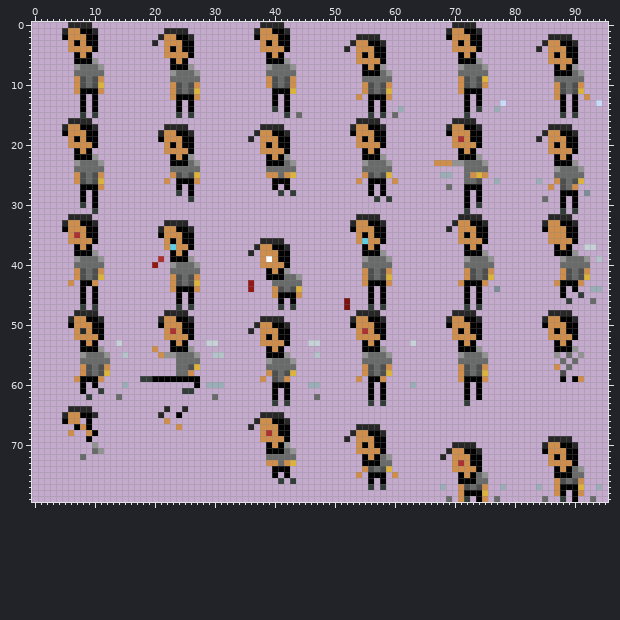
Two states of a sprite sheet, assets/raj.png. Above, as it was before the edit.
The file is 96x80 pixels.
After the commit:
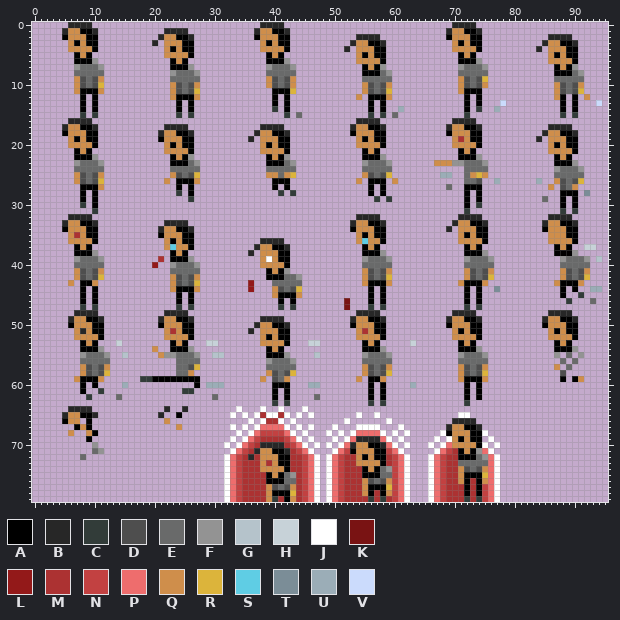
Palette (. is transparent): A #000000  B #272727  C #323c39  D #4e4e4e  E #696a6a  F #939393  G #b5c3cb  H #c7d2d8  J #ffffff  K #791313  L #931919  M #ac3232  N #c24141  P #ee6d6d  Q #cf8e4b  R #dcb43b  S #5fcde4  T #7b8d97  U #9badb7  V #cbdbfc
Edits made:
@@ x 30..95 @@
 63 ..........C.C.............C.C.............C.......................
-64 ..................................................................
-65 ........BBBB......................................................
-66 .......BQQAAB.....................................................
-67 ......B.QQQAA...........BBBB......................................
-68 ........QMQAA..........BQQAAB.....................................
-69 ........QQQQA.........B.QQQAA...........................BBBB......
-70 .........AQAF...........QAQAA...........BBBB...........BQQAAB.....
-71 .........AAAEF..........QQQQA..........BQQAAB..........AQQQAA.....
-72 .........EEEEE...........AQAEF........B.QQQAA...........QAQAA.....
-73 .........QQEQR...........AAAEE..........QMQAA...........QQQQA.....
-74 ..........AAA............QDEDR..........QQQQA............AQAEF....
-75 ..........A.A...........Q.AAA.Q..........AQAEF...........AAAEE....
-76 ...........C.C............A.A............AAAEE...........QDEDQ....
-77 ..........................C.C.........U..QDEDQ..U.....U..QAAAR..U.
-78 .........................................QAAAR...........QA.AQ....
-79 .......................................E.QC.AQ.E.......E..C.A..E..
+64 ....J...J..J...J..................................................
+65 ...J.J.JMJJMJ.J.J.......J..J.............JJ.......................
+66 ......J.JMMJ.J........J......J..........BBBB......................
+67 ...J.J.JPPPPJ.J.J...J...JJJJ...J.......BQQAAB.....................
+68 ....J.JPNNNNPJ.J...J.J.JPPPPJ.J.J.....JAQQQAAJ....................
+69 ...J.JPNMMMMNPJ.J...J.JPBBBBPJ.J.....J.JQAQAA.J...................
+70 ..J.JPNMBBBBMNPJ.J.J.JPBQQAABPJ.J...J.JPQQQQAJ.J..................
+71 ...JPNMBQQAABMNPJ...JPNAQQQAANPJ.....JPNMAQAFPJ...................
+72 ..JPNMBMQQQAAMMNPJ.JPNMMQAQAAMNPJ...JPNMMAAAEFPJ..................
+73 ..JPNMMMQMQAAMMNPJ.JPNMMQQQQAMNPJ...JPNMMEEEEEPJ..................
+74 ..JPNMMMQQQQAMMNPJ.JPNMMMAQAEFNPJ...JPNMMQDEDQPJ..................
+75 ..JPNMMMMAQAEFMNPJ.JPNMMMAAAEENPJ...JPNMMQAAARPJ..................
+76 ..JPNMMMMAAAEEMNPJ.JPNMMMQDEDQNPJ...JPNMMQAMAQPJ..................
+77 ..JPNMMMMQDEDQMNPJ.JPNMMMQAAARNPJ...JPNMMMAMANPJ..................
+78 ..JPNMMMMQAAARMNPJ.JPNMMMQAMAQNPJ...JPNMMMAMANPJ..................
+79 ..JPNMMMMQCMAQMNPJ.JPNMMMMCMCMNPJ...JPNMMMCMCNPJ..................
